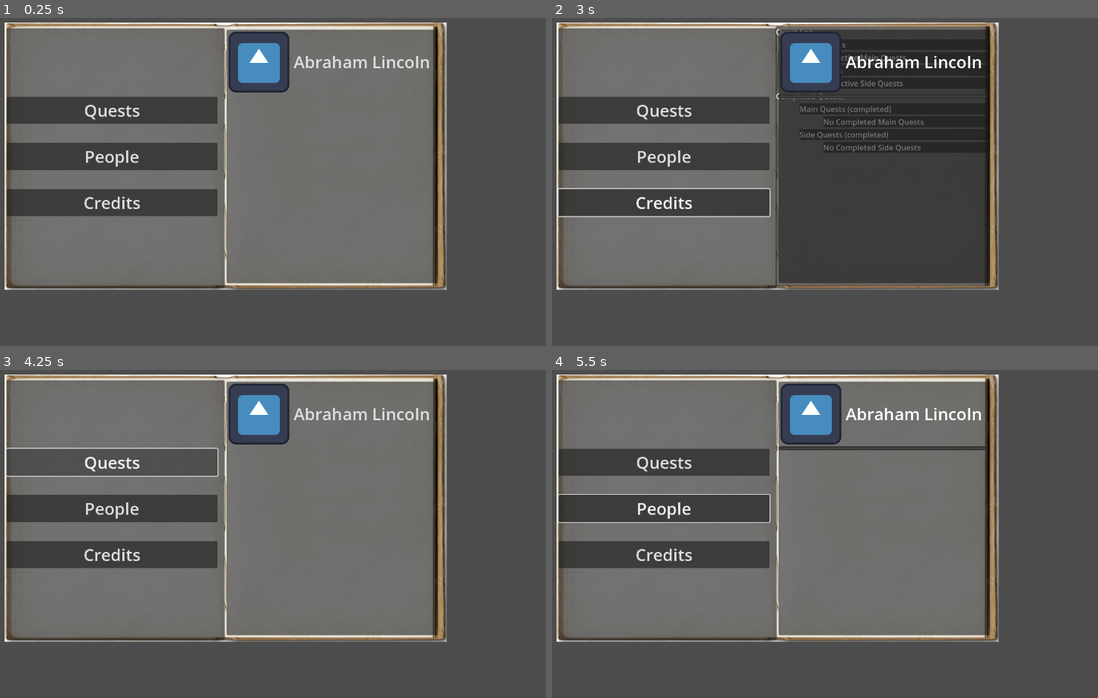
Above: before the commit, frames 1-4 (two rows, left to right).
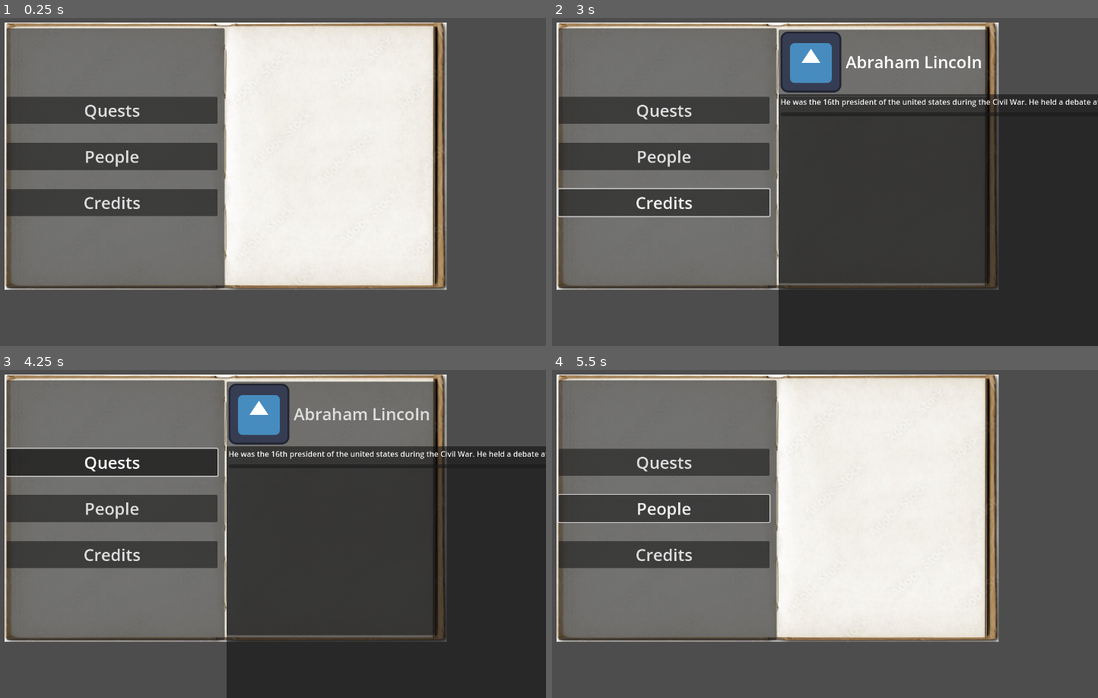
Above: after the commit, the same moments.

Repository: SpeedyGame/hope-cemetery-game
Game: Godot game, scene res://scenes/ui/journal_gui.tscn
The game is run twice, just before and just after one commit, with the same random seed, the same clock (stepped at 60 frames per second) and the same inputs. The engine's default icon, where the game draws it, is replaced by a stand-in: a white triangle on a blue panel in a dark square.
Inputs (mouse positions are in pixels of both pictures, inside the frame that each line leads up to):
- Up to frame 1 (0.25 s): no input
- Up to frame 2 (3 s): click "Quests" at 0.5 s; click "People" at 1.25 s; click "Credits" at 2 s; click "Abraham Lincoln" at 2.75 s
- Up to frame 3 (4.25 s): click "Quests" at 3.5 s
- Up to frame 4 (5.5 s): click "People" at 4.25 s; click (885, 412) at 5 s, where only the run before the commit has a clickable "Abraham Lincoln"

The runs differ from the first frame. In frame 1, 29% of the frame differs, in the area x 41-80%, y 3-81%; in frame 2, 29%; in frame 3, 47%, in the area x 1-100%, y 23-100%; in frame 4, 29%.

Commit message:
visible person meny

Diff:
--- a/scenes/ui/journal_gui.tscn
+++ b/scenes/ui/journal_gui.tscn
@@ -214,5 +214,27 @@
 text = "Abraham Lincoln"
 icon = ExtResource("4_25tqd")
 
+[node name="popup_person1" type="PopupPanel" parent="Control/people_gui/PanelContainer/VBoxContainer/MenuButton"]
+position = Vector2i(0, 132)
+size = Vector2i(974, 100)
+
+[node name="VBoxContainer" type="VBoxContainer" parent="Control/people_gui/PanelContainer/VBoxContainer/MenuButton/popup_person1"]
+custom_minimum_size = Vector2(50, 30)
+offset_left = 4.0
+offset_top = 4.0
+offset_right = 970.0
+offset_bottom = 96.0
+
+[node name="description" type="Label" parent="Control/people_gui/PanelContainer/VBoxContainer/MenuButton/popup_person1/VBoxContainer"]
+custom_minimum_size = Vector2(50, 30)
+layout_mode = 2
+text = "He was the 16th president of the united states during the Civil War. He held a debate at Knox college againt Stephen Douglas."
+autowrap_mode = 3
+
+[node name="close" type="Button" parent="Control/people_gui/PanelContainer/VBoxContainer/MenuButton/popup_person1/VBoxContainer"]
+layout_mode = 2
+
 [connection signal="pressed" from="Control/Panel/VBoxContainer/quest_button" to="Control" method="_on_quest_button_pressed"]
+[connection signal="pressed" from="Control/Panel/VBoxContainer/people_button" to="Control" method="_on_people_button_pressed"]
 [connection signal="toggled" from="Control/people_gui/PanelContainer/VBoxContainer/MenuButton" to="Control/people_gui" method="_on_menu_button_toggled"]
+[connection signal="pressed" from="Control/people_gui/PanelContainer/VBoxContainer/MenuButton/popup_person1/VBoxContainer/close" to="Control/people_gui" method="_on_close_pressed"]
--- a/scenes/ui/people_gui.gd
+++ b/scenes/ui/people_gui.gd
@@ -1,11 +1,17 @@
 extends CanvasLayer
 
 @onready var person1 = $PanelContainer/VBoxContainer/MenuButton
+@onready var pop_per1 = $PanelContainer/VBoxContainer/MenuButton/popup_person1
+
+
+
+func _on_menu_button_toggled(toggled_on):
+	pop_per1.popup()
+	var pos1 = person1.get_global_position() + Vector2(0, person1.size.y)
+	pop_per1.set_position(pos1)
 
 
 
 
-
-
-func _on_menu_button_toggled(toggled_on):
-	pass # Replace with function body.
+func _on_close_pressed():
+	pop_per1.hide()
--- a/scenes/ui/quest_visibility.gd
+++ b/scenes/ui/quest_visibility.gd
@@ -2,10 +2,11 @@
 
 @onready var quest = $Panel/VBoxContainer/quest_button
 @onready var quest_gui = $quest_gui
+@onready var people_gui = $people_gui
 
 func _ready():
 	quest_gui.visible = false
-	print("here")
+	people_gui.visible = false
 
 func hide_canvas():
 	if not get_parent().visible:
@@ -22,3 +23,12 @@
 		quest_gui.visible = true
 	else:
 		quest_gui.visible = false
+	people_gui.visible = false
+
+
+func _on_people_button_pressed():
+	if people_gui.visible == false:
+		people_gui.visible = true
+	else:
+		people_gui.visible = false
+	quest_gui.visible = false
